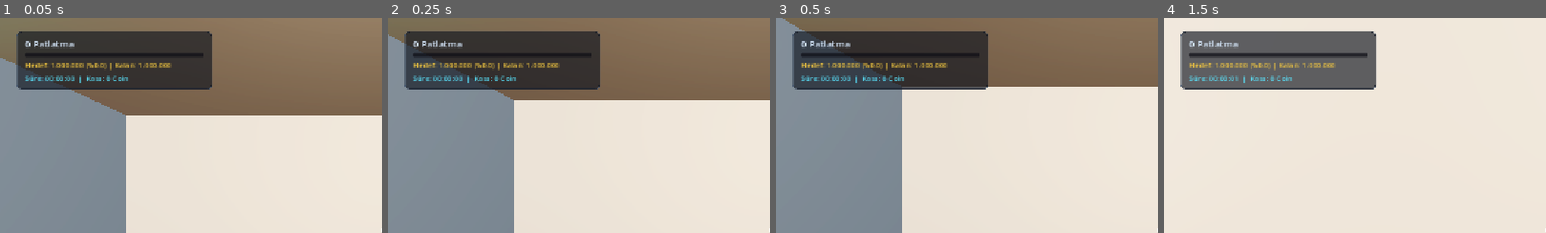
Above: before the commit, frames 1-4 (left to right).
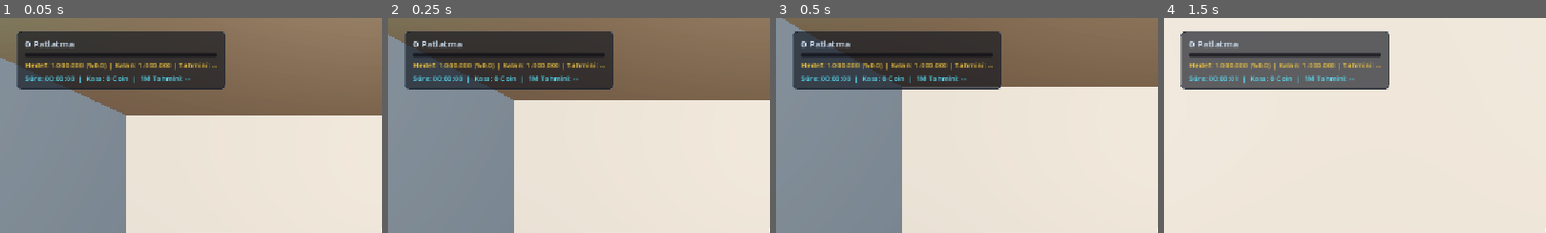
Above: after the commit, the same moments.

Repository: atalhatulu/balloon-room
Game: Godot game, scene res://scenes/main.tscn
Same seed, same stepped clock (60 frames per second), same inputs: the game is played once before the commit and once after it.
Inputs (mouse positions are % of the whole screen's width and height, from its top left):
- Up to frame 1 (0.05 s): no input
- Up to frame 2 (0.25 s): no input
- Up to frame 3 (0.5 s): no input
- Up to frame 4 (1.5 s): tap Enter at 0.5 s; move the mouse to (55, 50) at 0.52 s; hold W from 0.53 s (still down); tap E at 0.6 s; click (55, 50) at 0.67 s; tap Space at 0.77 s; move the mouse to (45, 50) at 1.27 s; tap Q at 1.35 s
The pictures show only the part of the screen within x 0-50%, y 0-50%; the shares and areas given below are measured in that part.

The runs differ from the first frame. In frame 1, 1.3% of the frame differs, in the area x 35-59%, y 6-34%; in frame 2, 1.3%; in frame 3, 1.4%; in frame 4, 1.4%.

Commit message:
feat(hud): add dynamic smoothed ETA estimation to 1M grand goal on HUD

Diff:
--- a/scripts/game_manager.gd
+++ b/scripts/game_manager.gd
@@ -72,6 +72,16 @@
 
 var pop_history: Array[float] = []
 var pops_per_second: int = 0
+var smooth_pps: float = 0.0
+
+func get_eta_to_target(target: int = 1000000) -> float:
+	var remaining = max(0, target - total_pops)
+	if remaining <= 0:
+		return 0.0
+	var effective_rate = max(smooth_pps, float(pops_per_second))
+	if effective_rate < 0.5:
+		return -1.0
+	return float(remaining) / effective_rate
 
 func _process(delta: float) -> void:
 	# Calculate real-time Pops Per Second (rolling 1-second window)
@@ -79,6 +89,7 @@
 	while not pop_history.is_empty() and pop_history[0] < (now - 1.0):
 		pop_history.remove_at(0)
 	pops_per_second = pop_history.size()
+	smooth_pps = lerp(smooth_pps, float(pops_per_second), clamp(delta * 1.5, 0.0, 1.0))
 
 	if not is_game_started:
 		return
--- a/scripts/main.gd
+++ b/scripts/main.gd
@@ -279,6 +279,25 @@
 	var mins = (total_sec % 3600) / 60
 	var secs = total_sec % 60
 	return "%02d:%02d:%02d" % [hrs, mins, secs]
+
+func format_eta(seconds_val: float) -> String:
+	if seconds_val < 0.0:
+		return "--"
+	if seconds_val <= 0.0:
+		return "Tamamlandı"
+	var total_sec = int(seconds_val)
+	if total_sec < 60:
+		return "~%d sn" % total_sec
+	elif total_sec < 3600:
+		var mins = int(total_sec / 60)
+		return "~%d dk" % mins
+	else:
+		var hrs = int(total_sec / 3600)
+		var mins = int((total_sec % 3600) / 60)
+		if mins > 0:
+			return "~%d sa %d dk" % [hrs, mins]
+		else:
+			return "~%d sa" % hrs
 
 func show_victory_screen() -> void:
 	is_victory_shown = true
@@ -709,7 +728,8 @@
 	playtime_seconds += delta
 	if playtime_label:
 		var c_str = format_number(shop_manager.coins) if shop_manager else "0"
-		playtime_label.text = "Süre: %s  |  Kasa: %s Coin" % [format_time(playtime_seconds), c_str]
+		var eta_str = format_eta(game_manager.get_eta_to_target(1000000)) if (game_manager and game_manager.has_method("get_eta_to_target")) else "--"
+		playtime_label.text = "Süre: %s  |  Kasa: %s Coin  |  1M Tahmini: %s" % [format_time(playtime_seconds), c_str, eta_str]
 	if game_manager:
 		update_pop_counter(game_manager.total_pops)
 
@@ -1954,11 +1974,12 @@
 		var target = 1000000
 		var remaining = max(0, target - pops)
 		var pct = (float(pops) / float(target)) * 100.0
+		var eta_str = format_eta(game_manager.get_eta_to_target(target)) if (game_manager and game_manager.has_method("get_eta_to_target")) else "--"
 		if pops >= target:
 			grand_goal_label.text = "1.000.000 HEDEFİ TAMAMLANDI! (%100)"
 			grand_goal_label.add_theme_color_override("font_color", Color("#2ecc71"))
 		else:
-			grand_goal_label.text = "Hedef: 1.000.000 (%%%0.1f) | Kalan: %s" % [pct, format_number(remaining)]
+			grand_goal_label.text = "Hedef: 1.000.000 (%%%0.1f) | Kalan: %s | Tahmini: %s" % [pct, format_number(remaining), eta_str]
 
 	if pops >= 1000000 and not is_victory_shown:
 		show_victory_screen()
